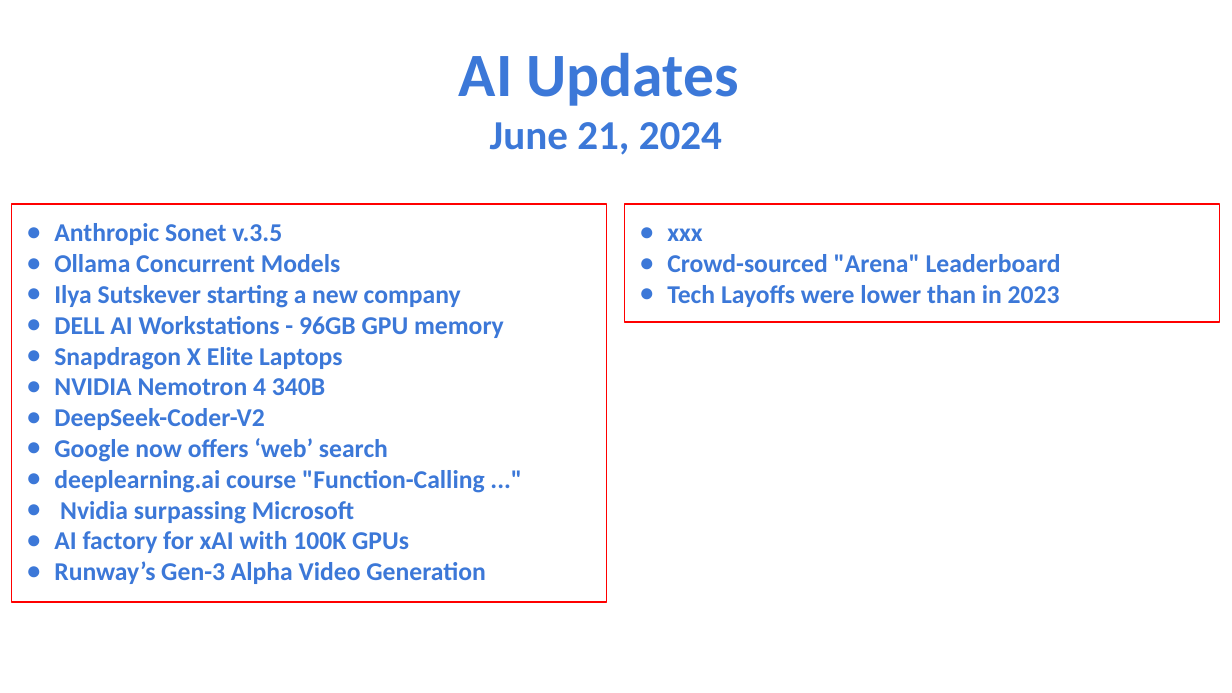
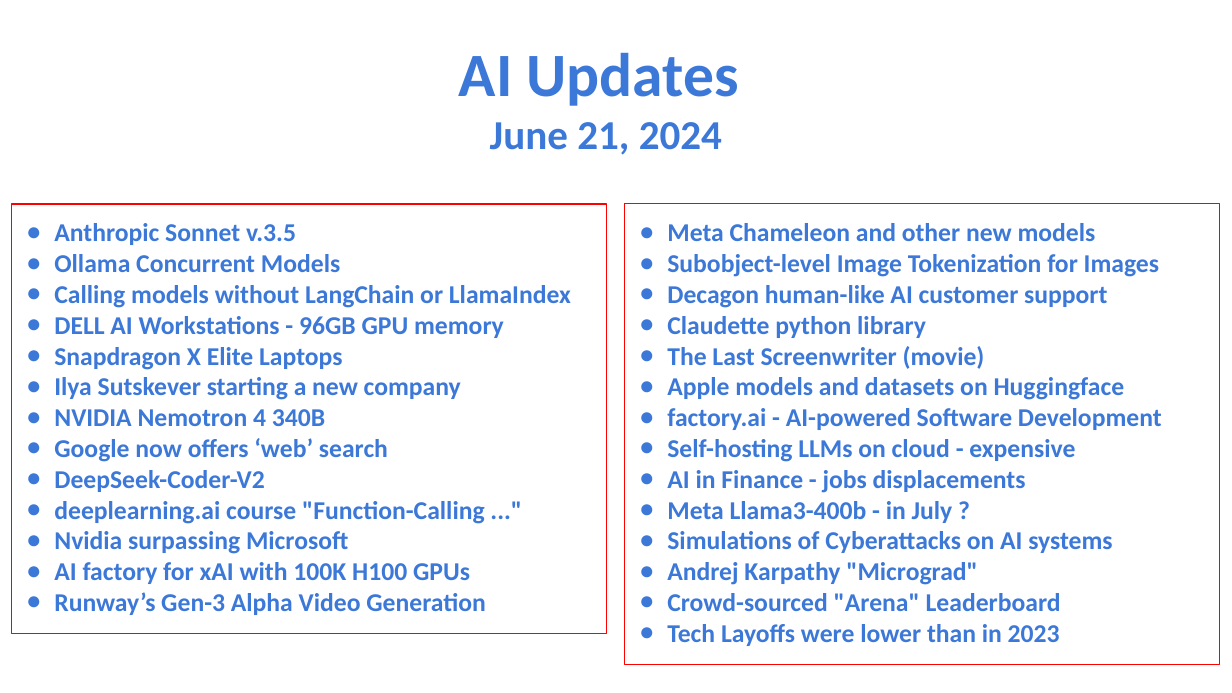
Before and after one commit to lselector/seminar, a slide deck: slide 1 of 2024/2024-06-21-AI-Updates.pptx. Drawn at 1232x693 pixels with LibreOffice and Linux fonts; fonts in the diff are those of the drawing. Boxes give left, top, right and bottom in pixels: in the first picture for what was removed or moved away, otherwise in the second. Text is boxed around its words. In the diff, an @@ line names an element or a change of style, - is before the commit and + after.

Commit message:
update

```diff
--- a/2024/2024-06-21-AI-Updates.pptx
+++ b/2024/2024-06-21-AI-Updates.pptx
@@ rectangle "Anthropic Sonnet v.3.5" resized from (x1=11, y1=203, x2=606, y2=601) to (x1=11, y1=203, x2=606, y2=632) @@
@@ rectangle "Meta Chameleon and other new ..." resized from (x1=625, y1=203, x2=1220, y2=322) to (x1=625, y1=203, x2=1220, y2=664) @@
@@ text in rectangle at (x1=54, y1=223, x2=296, y2=245): text changed @@
-● Anthropic Sonet v.3.5
+● Anthropic Sonnet v.3.5
@@ text in rectangle at (x1=667, y1=223, x2=1162, y2=585): text changed @@
-● xxx
+● Meta Chameleon and other new models
+● Subobject-level Image Tokenization for Images
+● Decagon human-like AI customer support
+● Claudette python library
+● The Last Screenwriter (movie)
+● Apple models and datasets on Huggingface
+● factory.ai - AI-powered Software Development
+● Self-hosting LLMs on cloud - expensive
+● AI in Finance - jobs displacements
+● Meta Llama3-400b - in July ?
+● Simulations of Cyberattacks on AI systems
+● Andrej Karpathy "Micrograd"
@@ text in rectangle at (x1=54, y1=285, x2=571, y2=308): text changed @@
-● Ilya Sutskever starting a new company
+● Calling models without LangChain or LlamaIndex
@@ text in rectangle at (x1=54, y1=377, x2=461, y2=400): paragraph added @@
+● Ilya Sutskever starting a new company
@@ text in rectangle at (x1=54, y1=562, x2=470, y2=584): text changed @@
-● AI factory for xAI with 100K GPUs
+● AI factory for xAI with 100K H100 GPUs
```
Also in this commit, not shown: 4 other slides changed, 5 slides added, 1 slide removed.
